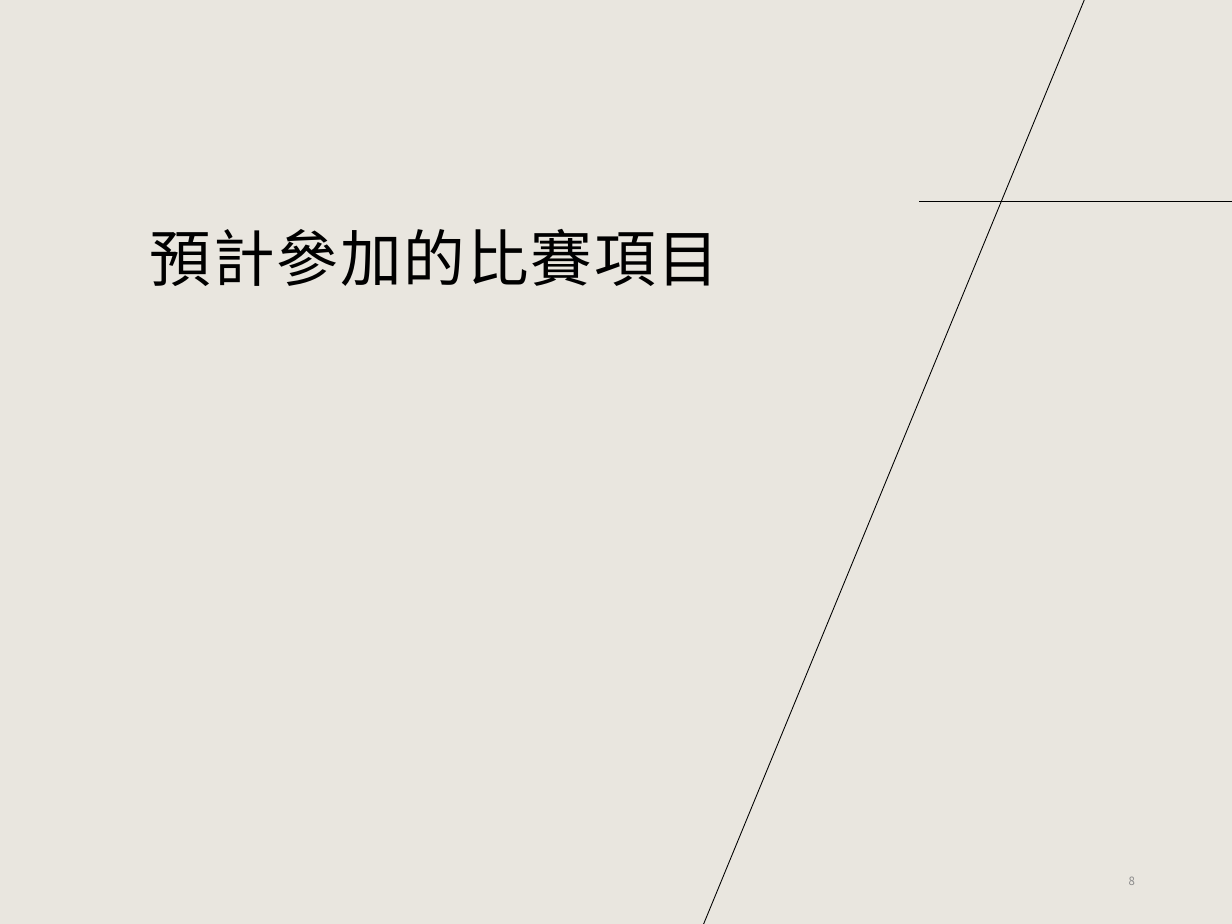
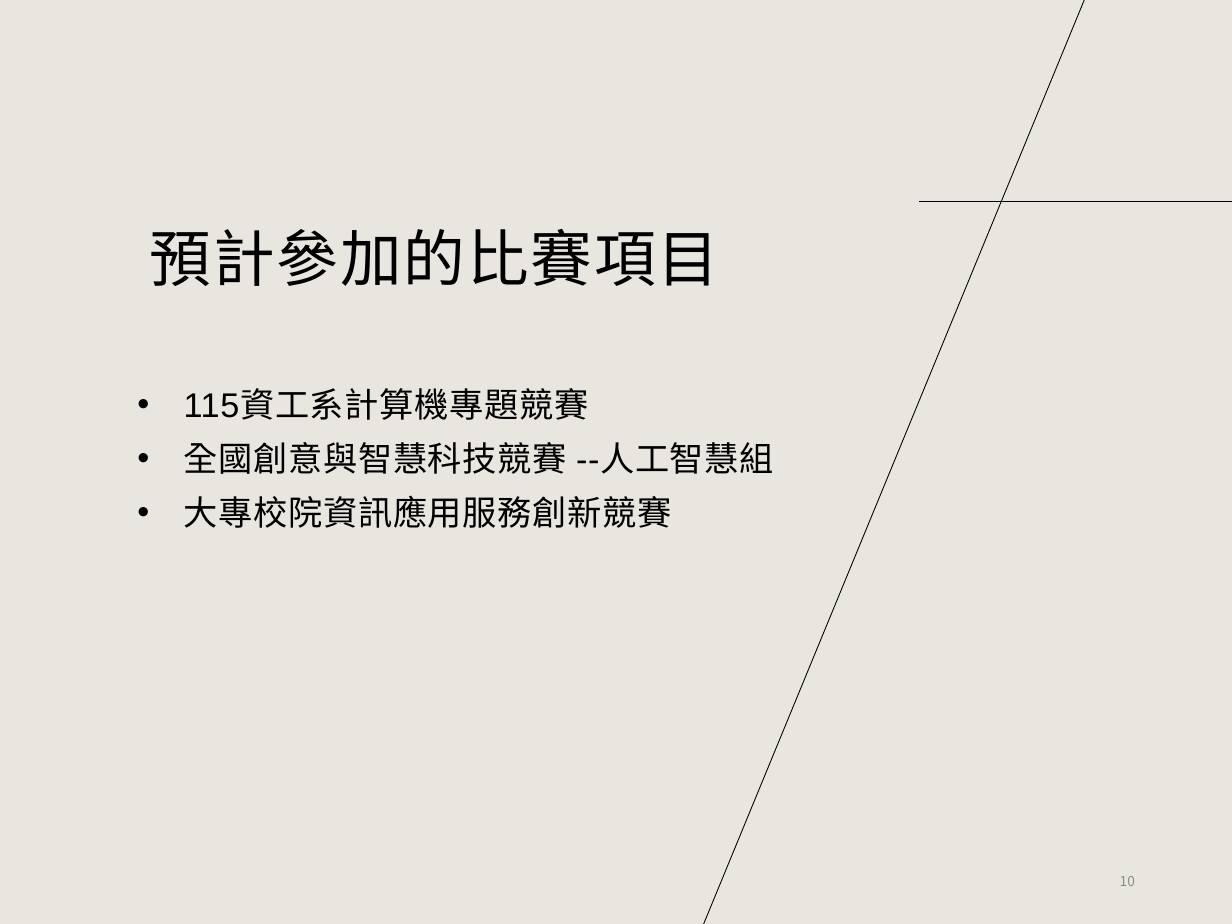
Before and after one commit to alanchuang111/graduation_project, a slide deck: slide 10 of 報告/114下期中報告.pptx (slide 8 before the commit). Drawn at 1232x924 pixels with LibreOffice and Linux fonts; fonts in the diff are those of the drawing. Boxes give left, top, right and bottom in pixels: in the first picture for what was removed or moved away, otherwise in the second. Text is boxed around its words. In the diff, an @@ line names an element or a change of style, - is before the commit and + after.

```diff
--- a/報告/114下期中報告.pptx
+++ b/報告/114下期中報告.pptx
@@ text added at (184, 389, 774, 528), 20 pt, text #000000 @@
+• 115資工系計算機專題競賽
+• 全國創意與智慧科技競賽 --人工智慧組
+• 大專校院資訊應用服務創新競賽
@@ page number at (1120, 876, 1135, 886): text changed; size 6.8 to 8 pt @@
-8
+10
```
Also in this commit, not shown: 8 other slides changed, 3 slides added, 1 slide removed, 11 other files.
